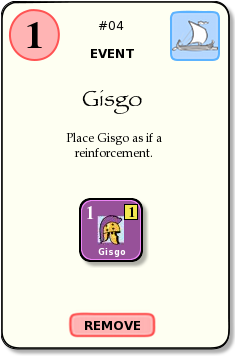
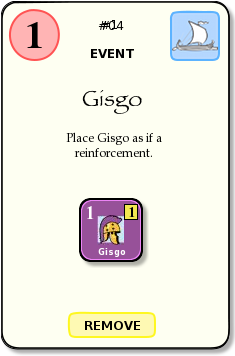
Comparing the layer stacks of the two 235x356 images. Changes:
renamed "Pasted Layer" to "remove2", moved it above "text", painted on it over box(67, 20, 156, 338)
hid "remove" over box(67, 310, 156, 338)
